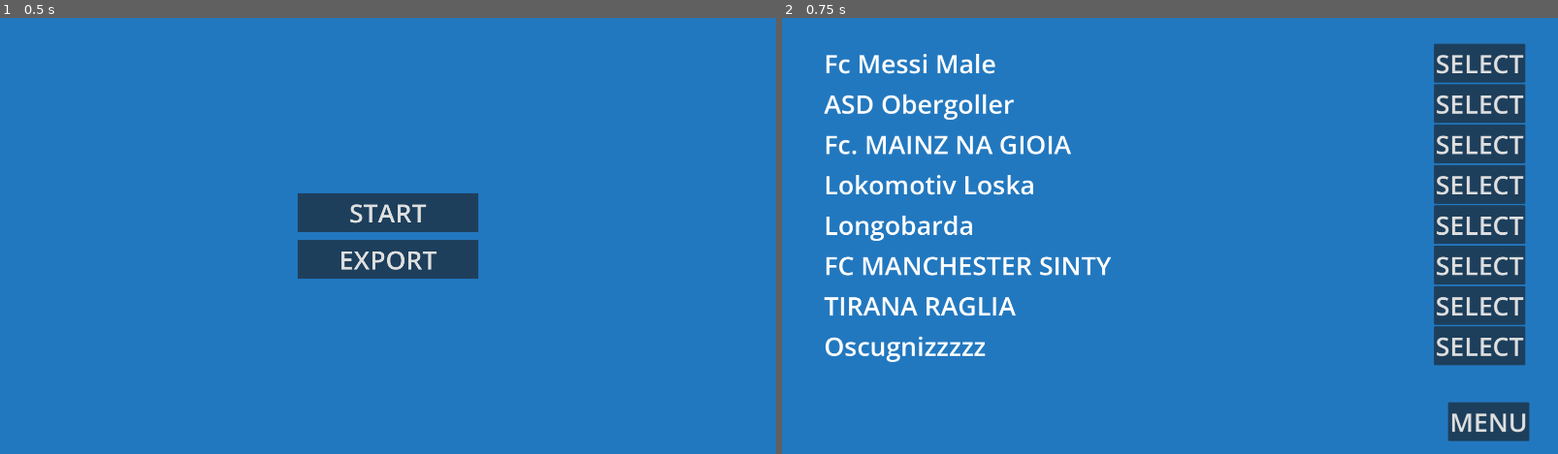
Above: before the commit, frames 1-2 (left to right).
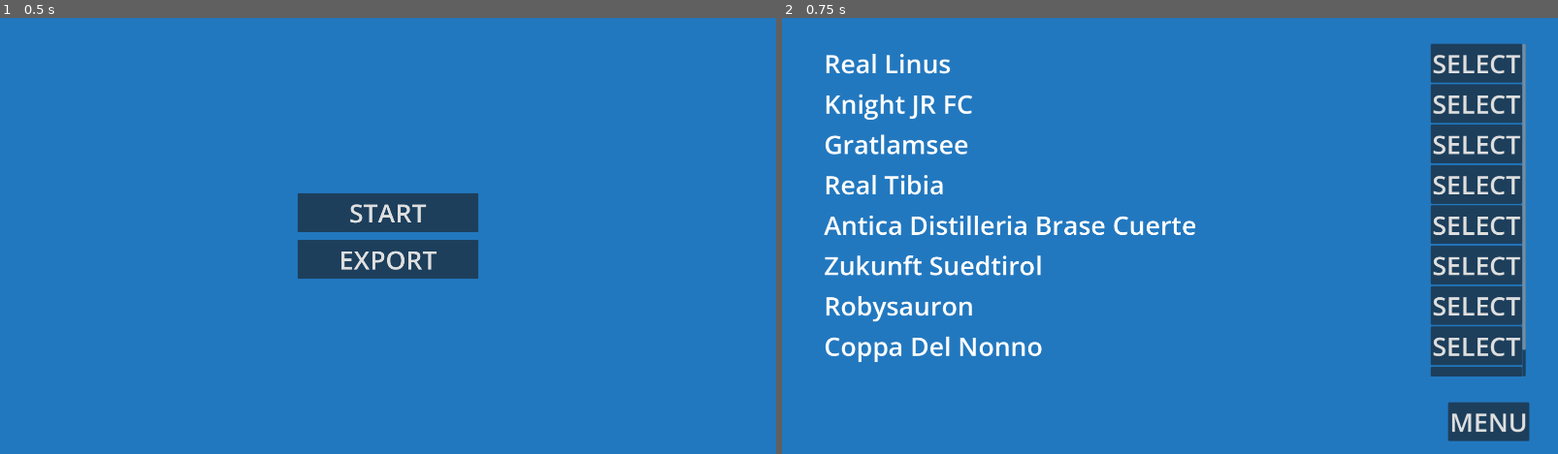
Above: after the commit, the same moments.

Repository: dulvui/condor
Game: Godot game, scene res://src/screens/menu/Menu.tscn
The game is run twice, just before and just after one commit, with the same random seed, the same clock (stepped at 60 frames per second) and the same inputs. Sound files missing from this copy of the repository are replaced by a short silence.
Inputs:
- Up to frame 1 (0.5 s): no input
- Up to frame 2 (0.75 s): click "START" at 0.5 s

Frame 1 is identical in both runs. In frame 2, 8.4% of the frame differs, in the area x 5-96%, y 5-83%.

Commit message:
app: minor fixes and preparation for other fanta

Diff:
--- a/app/assets/players/players.json
+++ b/app/assets/players/players.json
@@ -1,5 +1,5 @@
-Lista Svincolati desp-league,,,,,,
-s,,,,,,
+Lista Svincolati fanta-idm,,,,,,
+https://leghe.fantacalcio.it/fanta-idm,,,,,,
 ,,,,,,
 Id,Ruolo,Calciatore,Squadra,M. FV,Qt. In.,Qt. At.
 3,P,Radunovic,CAG,5.67,8,8
@@ -501,6 +501,7 @@
 505,A,Bonazzoli,VER,6.17,7,8
 507,A,Muriel,ATA,6,14,13
 531,A,Berardi,SAS,8,30,30
+537,A,Sansone,LEC,0,7,7
 608,A,Zapata D.,TOR,6,19,19
 643,A,Defrel,SAS,6,9,9
 785,A,Immobile,LAZ,5.83,32,31
@@ -574,7 +575,7 @@
 5837,A,Voelkerling Persson *,LEC,0,1,1
 5839,A,Kvaratskhelia,NAP,6.25,31,30
 5842,A,Botheim,SAL,5.33,8,7
-5843,A,Valencia D.,SAL,0,1,1
+5843,A,Valencia D. *,SAL,0,1,1
 5845,A,Alvarez A.,SAS,0,5,4
 5874,A,Rodriguez P. *,LEC,0,1,1
 5882,A,Mota,MON,5.5,11,10
--- a/app/src/Config.gd
+++ b/app/src/Config.gd
@@ -4,7 +4,7 @@
 
 extends Node
 
-const BUDGET:int = 500
+const BUDGET:int = 325
 const FILE_PATH:String = "res://assets/players/players.json"
 
 var config:ConfigFile
@@ -127,14 +127,15 @@
 func _get_default_teams() -> Array:
 	var default_teams:Array = []
 	const desp_league_names = [
-		"Fc Messi Male",
-		"ASD Obergoller",
-		"Fc. MAINZ NA GIOIA",
-		"Lokomotiv Loska",
-		"Longobarda",
-		"FC MANCHESTER SINTY",
-		"TIRANA RAGLIA",
-		"Oscugnizzzzz",
+		"Real Linus",
+		"Knight JR FC",
+		"Gratlamsee",
+		"Real Tibia",
+		"Antica Distilleria Brase Cuerte",
+		"Zukunft Suedtirol",
+		"Robysauron",
+		"Coppa Del Nonno",
+		"Rooney Tunes",
 	]
 
 	var id:int = 0
--- a/app/src/screens/main/assign-player/AssignPlayer.gd
+++ b/app/src/screens/main/assign-player/AssignPlayer.gd
@@ -22,7 +22,7 @@
 
 func set_player(_player:Player) -> void:
 	player = _player
-	price.text = "1"
+	price.text = str(player.price_current)
 
 
 func _on_assign_pressed(team:Team) -> void:
--- a/app/src/screens/main/player-list/PlayerList.gd
+++ b/app/src/screens/main/player-list/PlayerList.gd
@@ -33,24 +33,29 @@
 		var player_label = PlayerLabel.instantiate()
 		list.add_child(player_label)
 		player_label.set_up(player)
+		player_label.action.connect(_set_active_player.bind(player))
 		if player.id == Config.active_player().id:
 			player_label.activate()
-			player_label.action.connect(_set_active_player.bind(player))
 		elif player.team_id < 0:
 			player_label.deactivate()
-			# todo make active player on click
-			player_label.action.connect(_set_active_player.bind(player))
 		else:
 			player_label.deactivate()
 			player_label.disable_player()
+
 
 func update() -> void:
 	for player_label in list.get_children():
 		if player_label.player.id == Config.active_player().id:
 			player_label.activate()
 			scroll.ensure_control_visible(player_label)
+		elif player_label.player.team_id < 0:
+			player_label.deactivate()
 		else:
 			player_label.deactivate()
+			player_label.disable_player()
+
+
+
 
 func _on_back_pressed() -> void:
 	get_tree().change_scene_to_file("res://src/menu/Menu.tscn")
--- a/app/src/ui-components/player-label/PlayerLabel.gd
+++ b/app/src/ui-components/player-label/PlayerLabel.gd
@@ -23,8 +23,7 @@
 func _ready() -> void:
 	set_process(false)
 	action_button.visible = Config.is_admin
-	link_button.visible = Config.is_admin
-
+	link_button.visible = Config.is_admin or OS.get_name() == "Linux" or OS.get_name() == "Windows"
 
 
 func set_up(_player:Player) -> void:
@@ -64,17 +63,16 @@
 
 func disable_player() -> void:
 	# set position label color
-	var label_settings = LabelSettings.new()
-	label_settings.font_size = get_theme_default_font_size()
+#	var label_settings = LabelSettings.new()
+#	label_settings.font_size = get_theme_default_font_size()
+#
+#	label_settings.font_color = Color.GRAY
+#	name_label.label_settings = label_settings
+#	team_name_label.label_settings = label_settings
+#	price_label.label_settings = label_settings
+#	position_label.label_settings = label_settings
 
-	label_settings.font_color = Color.GRAY
-	name_label.label_settings = label_settings
-	team_name_label.label_settings = label_settings
-	price_label.label_settings = label_settings
-	position_label.label_settings = label_settings
-
-	action_button.disabled = true
-
+	color_rect.color = Color.DARK_SLATE_GRAY
 
 
 func set_button_text(text:String) -> void:
